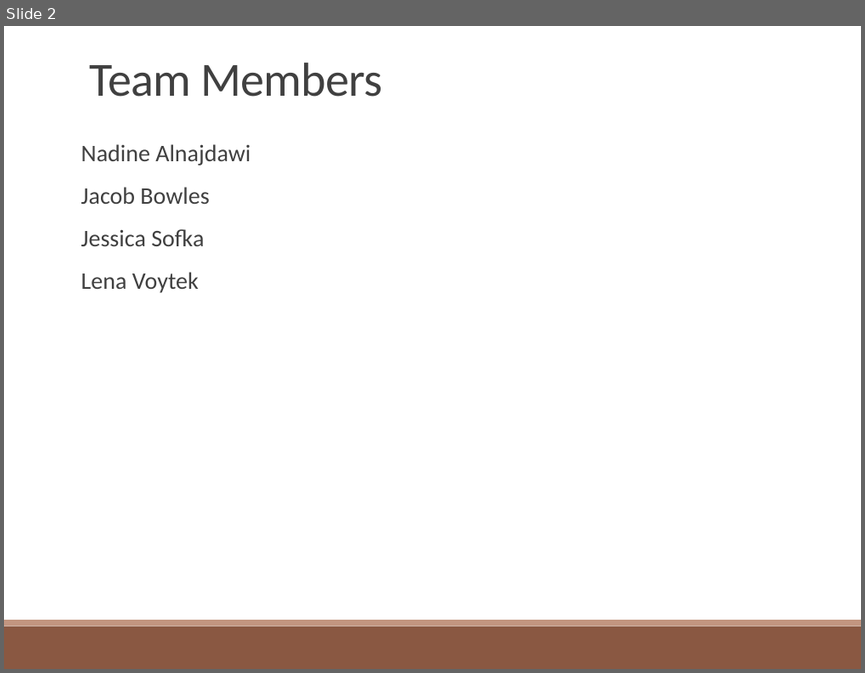
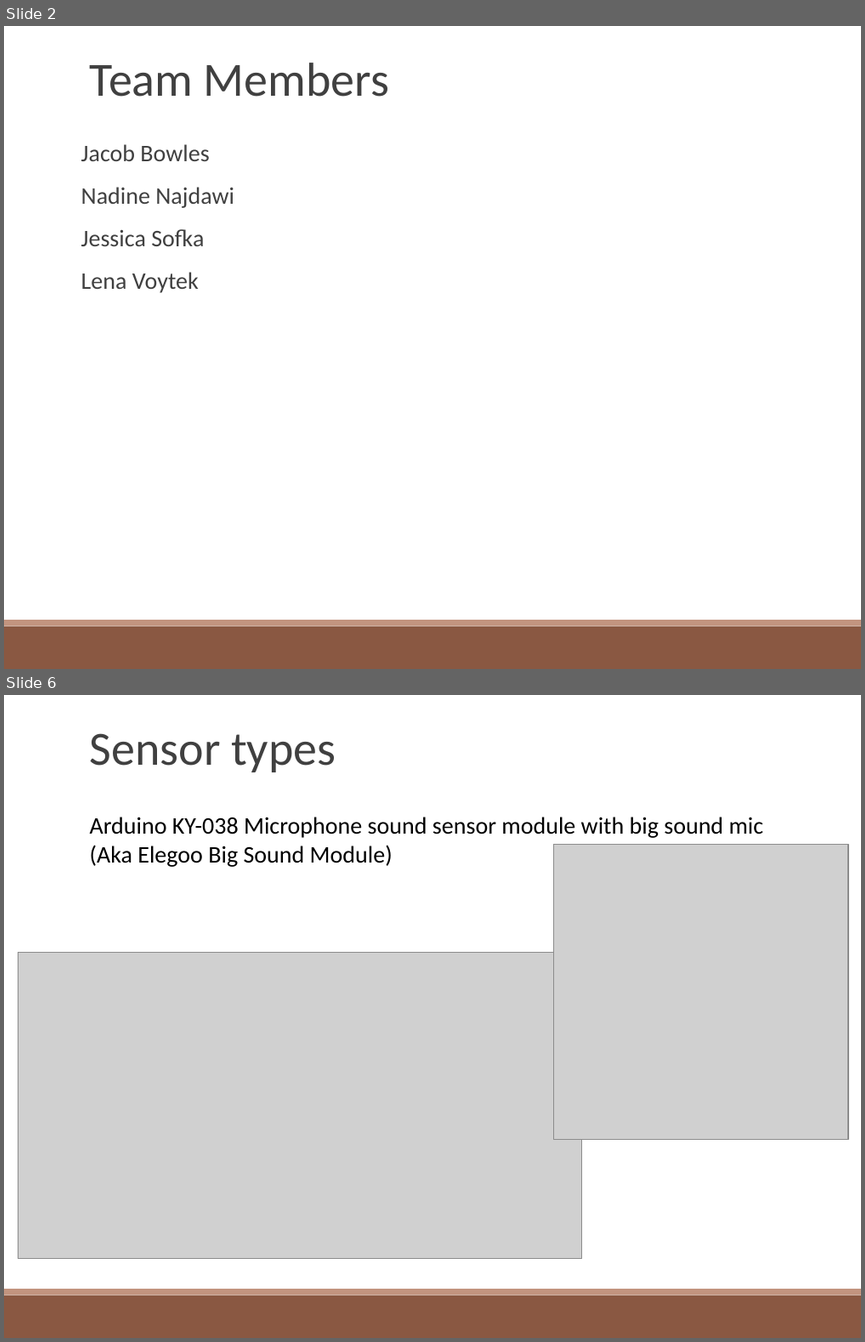
Before and after one commit to lvoytek/VoiceModulator, a slide deck: Proposal/FinalProposal.pptx. Shown one above the other, each under a label of ours: slide 2 before the commit, slides 2 and 6 after it; the slides between them are not shown. The pictures are 865x673 and 865x1342 pixels, drawn with LibreOffice and Linux fonts; fonts in the diff are those of the drawing; grey boxes stand for pictures. Boxes give left, top, right and bottom in pixels: in the first picture for what was removed or moved away, otherwise in the second. Text is boxed around its words. In the diff, an @@ line names an element or a change of style, - is before the commit and + after.

```diff
--- a/Proposal/FinalProposal.pptx
+++ b/Proposal/FinalProposal.pptx
@@ slide 6 added at (4, 695, 861, 1338), background #FFFFFF; not listed: 2 template elements that a slide beside it also shows @@
@@ text added at (90, 733, 336, 772), 40 pt, text #404040 @@
+Sensor types
@@ text added at (90, 817, 764, 867), 20 pt, text #000000 @@
+Arduino KY-038 Microphone sound sensor module with big sound mic
+(Aka Elegoo Big Sound Module)
@@ picture added at (553, 845, 848, 1140) @@
@@ picture added at (18, 952, 582, 1258) @@
@@ slide 2 changed as well @@
@@ text "Team Members" at (90, 63, 389, 97): letter spacing -0.5 to 0 pt @@
@@ text at (81, 144, 250, 165): paragraph removed @@
-Nadine Alnajdawi
@@ text at (81, 144, 209, 293): less space between paragraphs @@
@@ text at (81, 187, 234, 208): paragraph added @@
+Nadine Najdawi
```
Also in this commit, not shown: 2 other slides changed, 7 other slides added, 4 slides removed.
